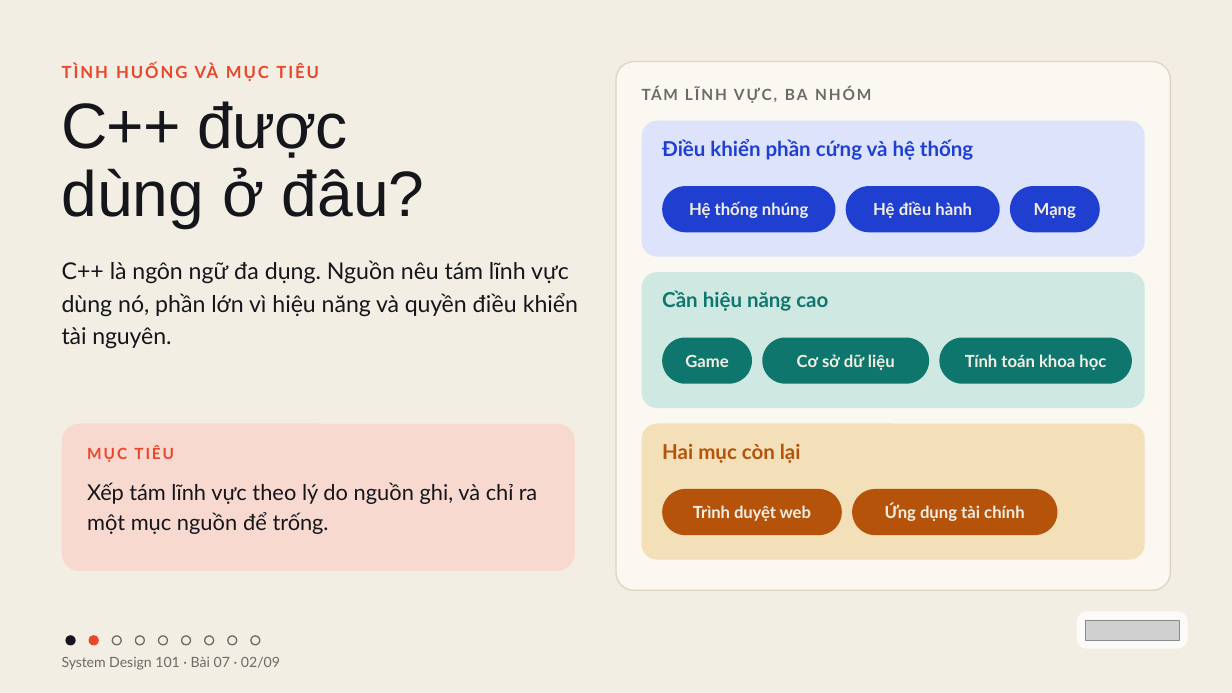
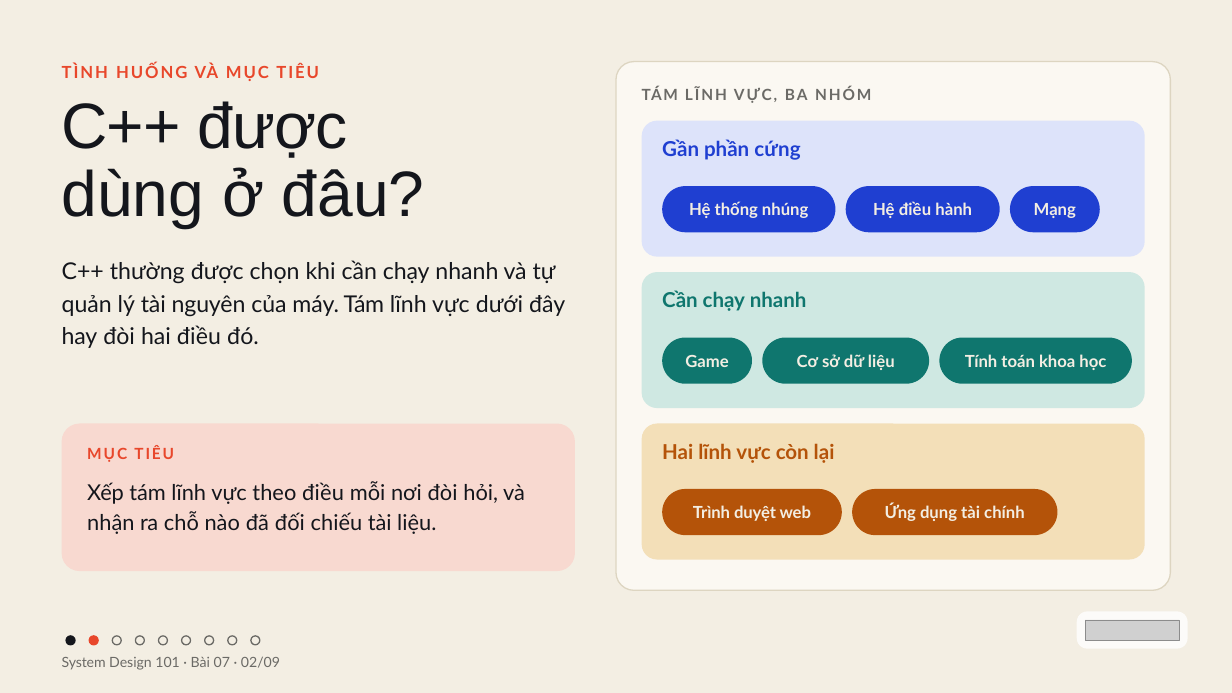
Before and after one commit to vohoailinh90/tool-marketing-studio, a slide deck: slide 2 of system-design-101/vi/lessons/sd-10-007/slides/sd-10-007.pptx. Drawn at 1232x693 pixels with LibreOffice and Linux fonts; fonts in the diff are those of the drawing; grey boxes stand for pictures. Boxes give left, top, right and bottom in pixels: in the first picture for what was removed or moved away, otherwise in the second. Text is boxed around its words. In the diff, an @@ line names an element or a change of style, - is before the commit and + after.

```diff
--- a/system-design-101/vi/lessons/sd-10-007/slides/sd-10-007.pptx
+++ b/system-design-101/vi/lessons/sd-10-007/slides/sd-10-007.pptx
@@ text at (x1=662, y1=139, x2=800, y2=160): text changed @@
-Điều khiển phần cứng và hệ thống
+Gần phần cứng
@@ text at (x1=62, y1=260, x2=565, y2=348): text changed @@
-C++ là ngôn ngữ đa dụng. Nguồn nêu tám lĩnh vực dùng nó, phần lớn vì hiệu năng và quyền điều khiển tài nguyên.
+C++ thường được chọn khi cần chạy nhanh và tự quản lý tài nguyên của máy. Tám lĩnh vực dưới đây hay đòi hai điều đó.
@@ text at (x1=662, y1=290, x2=807, y2=311): text changed @@
-Cần hiệu năng cao
+Cần chạy nhanh
@@ text at (x1=662, y1=443, x2=835, y2=463): text changed @@
-Hai mục còn lại
+Hai lĩnh vực còn lại
@@ text at (x1=87, y1=481, x2=525, y2=534): text changed @@
-Xếp tám lĩnh vực theo lý do nguồn ghi, và chỉ ra một mục nguồn để trống.
+Xếp tám lĩnh vực theo điều mỗi nơi đòi hỏi, và nhận ra chỗ nào đã đối chiếu tài liệu.
```
Also in this commit, not shown: 8 other slides changed, 4 other files.
